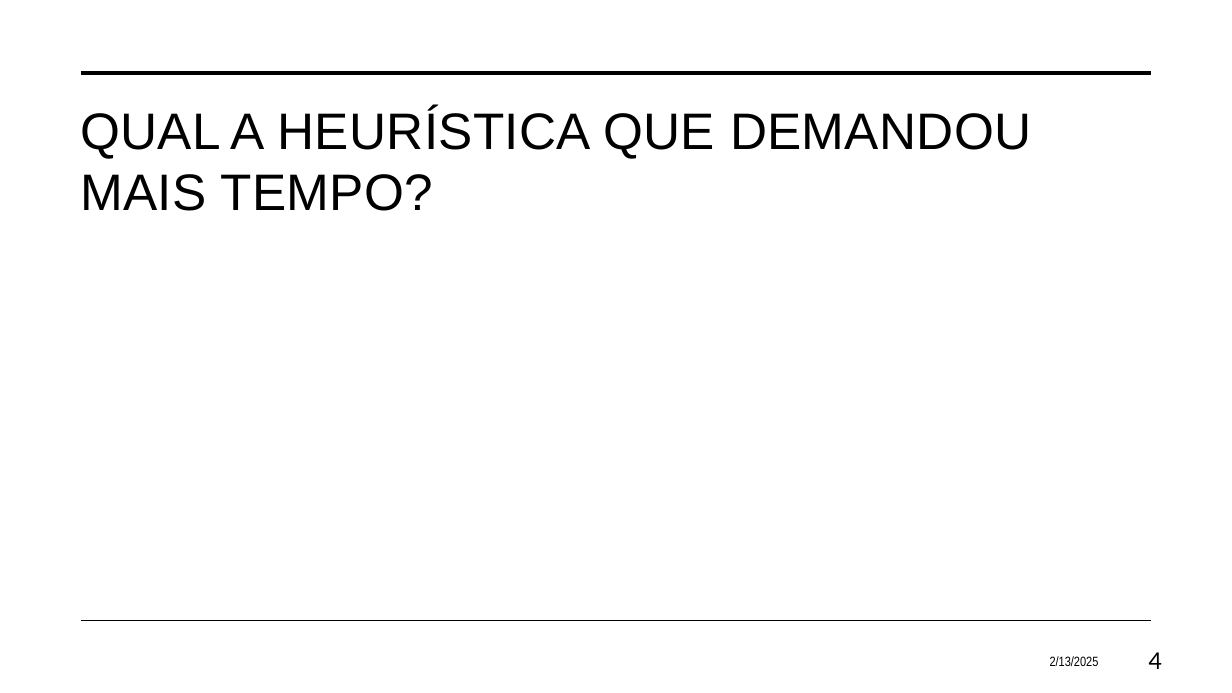
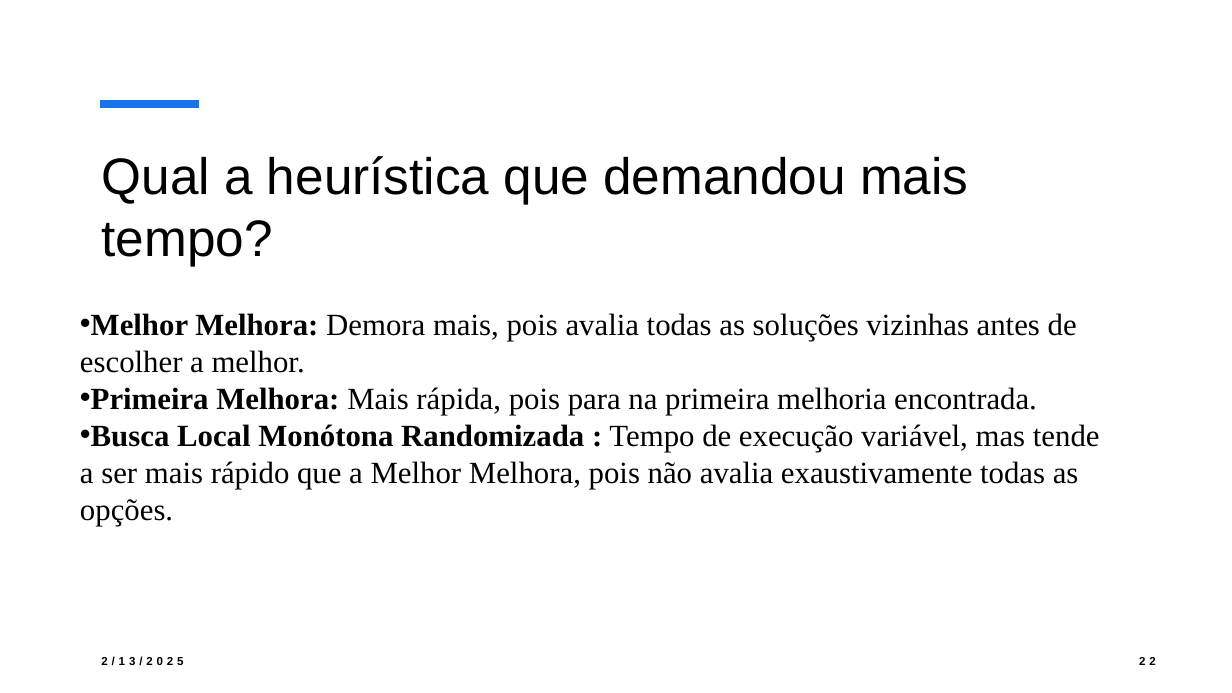
Before and after one commit to eduardosavian/heuristic-searches, a slide deck: slide 22 of documents/Presentation.pptx (slide 4 before the commit). Drawn at 1232x693 pixels with LibreOffice and Linux fonts; fonts in the diff are those of the drawing. Boxes give left, top, right and bottom in pixels: in the first picture for what was removed or moved away, otherwise in the second. Text is boxed around its words. In the diff, an @@ line names an element or a change of style, - is before the commit and + after.

```diff
--- a/documents/Presentation.pptx
+++ b/documents/Presentation.pptx
@@ line removed from (81, 73) to (1152, 73) @@
@@ line added from (100, 104) to (199, 104), #1973EB 6 pt @@
@@ title at (x1=102, y1=156, x2=968, y2=266): text changed @@
-QUAL A HEURÍSTICA QUE DEMANDOU MAIS TEMPO?
+Qual a heurística que demandou mais tempo?
@@ text added at (x1=80, y1=313, x2=1100, y2=526), 24 pt, text #000000 @@
+• Melhor Melhora: Demora mais, pois avalia todas as soluções vizinhas antes de escolher a melhor.
+• Primeira Melhora: Mais rápida, pois para na primeira melhoria encontrada.
+• Busca Local Monótona Randomizada : Tempo de execução variável, mas tende a ser mais rápido que a Melhor Melhora, pois não avalia exaustivamente todas as opções.
@@ line removed from (81, 621) to (1152, 621) @@
@@ text "2/13/2025" moved from (x1=1050, y1=656, x2=1099, y2=666) to (x1=101, y1=656, x2=183, y2=666) @@
@@ text "2/13/2025" at (x1=101, y1=656, x2=183, y2=666): size 10.5 to 9 pt, font Arial Narrow to Arial, letter spacing 0 to 3 pt, bold on; alignment right to left @@
@@ page number at (x1=1139, y1=657, x2=1156, y2=665): text changed; size 18 to 9 pt; font Lato to Arial; bold on @@
-4
+22
```
Also in this commit, not shown: 8 other slides changed, 18 slides added.
